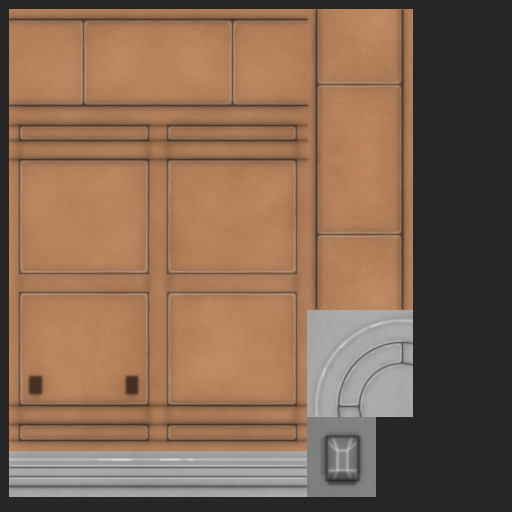
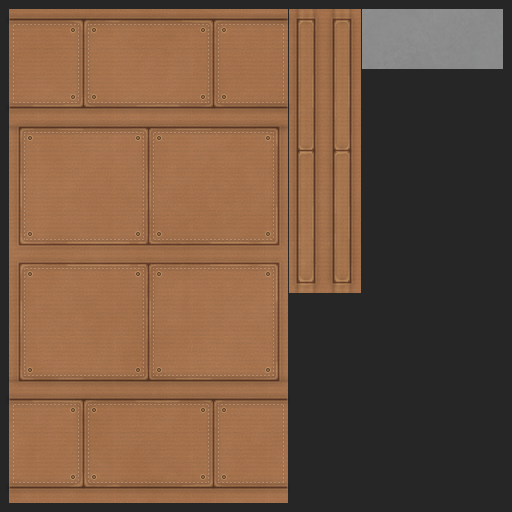
Two versions of the same layered image (512 × 512). Layer-by-layer changes:
removed layer "Baked AO 2" (was multiply, 6%) over (x1=7, y1=8, x2=420, y2=503)
removed layer "Baked AO 1" (was multiply, 60%) over (x1=12, y1=14, x2=409, y2=494)
removed layer "Body Low 2" over (x1=7, y1=8, x2=411, y2=449)
removed layer "Body Low 1" (was 50%) over (x1=9, y1=10, x2=406, y2=444)
removed group "Body" (1st of 2) (4 layers) (was 40%) over (x1=7, y1=8, x2=431, y2=469)
removed layer "Body" (2nd of 2, in "Body") from group "Body" over (x1=10, y1=10, x2=404, y2=442)
removed layer "Body Higher" (was 50%) from group "Body" over (x1=8, y1=9, x2=405, y2=443)
removed layer "Body High" from group "Body" over (x1=7, y1=8, x2=411, y2=449)
removed layer "Body Shade" (was 50%) from group "Body" over (x1=7, y1=8, x2=431, y2=469)
removed layer "Body Grime 1" (was 20%) over (x1=9, y1=9, x2=412, y2=451)
removed layer "Noise" (was 5%) over (x1=9, y1=9, x2=413, y2=451)
removed layer "Wear" (was 20%) over (x1=9, y1=9, x2=413, y2=497)
added layer "body stitches" (20%) above "body low 2" over (x1=13, y1=24, x2=284, y2=483)
added layer "body low 2" (25%) above "body low 1" over (x1=7, y1=8, x2=357, y2=496)
added layer "body low 1" (25%) above "body" over (x1=8, y1=9, x2=354, y2=491)
added group "body" (1st of 2) (overlay, 40%) with 3 layers above "body grime 1" over (x1=9, y1=13, x2=356, y2=494)
added layer "body" (2nd of 2, in "body") in group "body" over (x1=10, y1=18, x2=351, y2=489)
added layer "body higher" in group "body" over (x1=17, y1=13, x2=356, y2=494)
added layer "body high" (50%) in group "body" over (x1=9, y1=16, x2=353, y2=491)
added layer "body grime 1" (20%) above "wear" over (x1=7, y1=9, x2=361, y2=498)
added layer "wear" (20%) above "fabric" over (x1=9, y1=9, x2=503, y2=503)
added layer "fabric" (multiply, 30%) above "b" over (x1=9, y1=9, x2=361, y2=503)
painted on "b" over (x1=9, y1=9, x2=503, y2=503)
…and 12 more changes (1 added, 11 removed)
